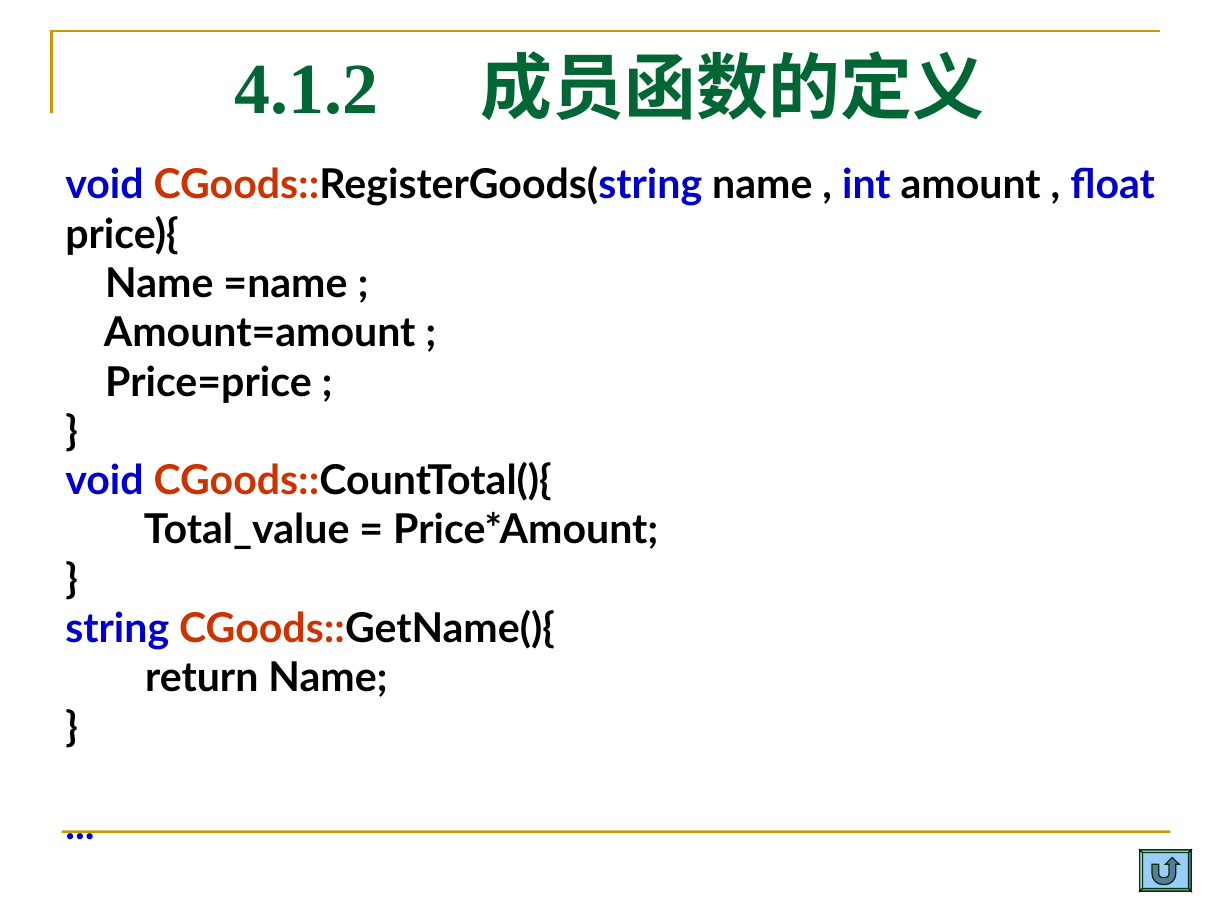
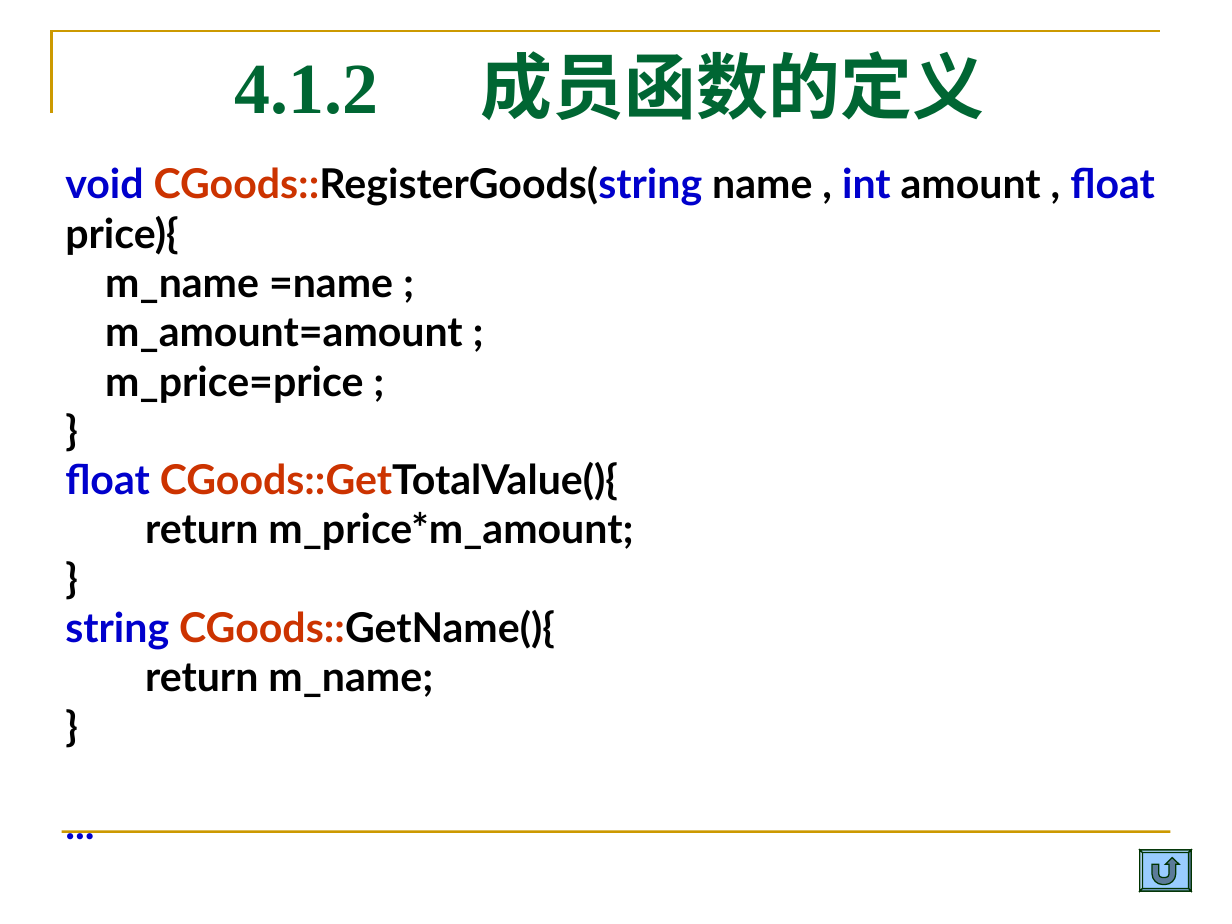
Before and after one commit to Changhe160/Changhe160.github.io, a slide deck: slide 69 of teachingRes/Cplusplus/unit04类与对象.ppt (slide 66 before the commit). Drawn at 1232x924 pixels with LibreOffice and Linux fonts; fonts in the diff are those of the drawing. Boxes give left, top, right and bottom in pixels: in the first picture for what was removed or moved away, otherwise in the second. Text is boxed around its words. In the diff, an @@ line names an element or a change of style, - is before the commit and + after.

```diff
--- a/teachingRes/Cplusplus/unit04类与对象.ppt
+++ b/teachingRes/Cplusplus/unit04类与对象.ppt
@@ text at (105,275,463,403): text changed @@
-Name =name ;
-Amount=amount ;
-Price=price ;
+m_name =name ;
+m_amount=amount ;
+m_price=price ;
@@ text at (65,462,633,550): text changed @@
-void CGoods::CountTotal(){
-Total_value = Price*Amount;
+float CGoods::GetTotalValue(){
+return m_price*m_amount;
@@ text at (145,663,433,697): text changed @@
-return Name;
+return m_name;
```
Also in this commit, not shown: 16 other slides changed, 5 slides added, 2 slides removed, 2 other files.
